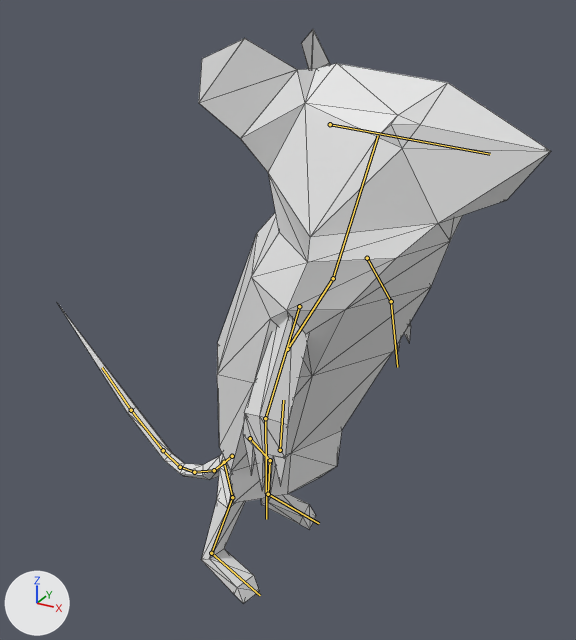
The glTF model models/mouse.gltf as it was, and as the next commit left it.
One viewpoint serves both versions: a camera (50 mm lens) standing at (2.01, -3.42, 3.31) and looking at (0.02, 0.19, 1.5). Arrows for +X, +Y and +Z are at lower left; the lights stay in place. Both versions are drawn at frame 29 of the action 'Walk'; the numbers are the values there. The bones that bend it are drawn over the model as lines. Mesh edges are drawn as thin lines.
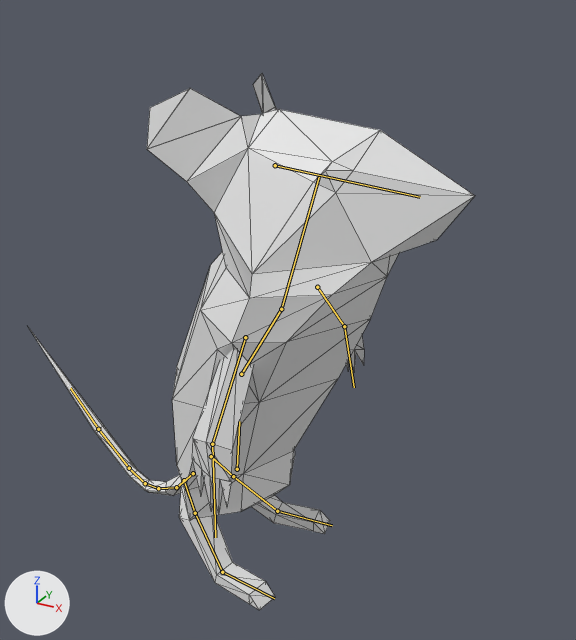
Location of each change, (x1, y1, x2, y2) in pixels of the pictures (576 x 640 px):
```json
{"object": "Cube.004", "change": "posed", "before": [58, 29, 551, 603], "after": [28, 73, 475, 610], "on screen": "9% narrower, 6% shorter"}
{"bone": "Bone", "before": "(280, 450) to (283, 400)", "after": "(237, 469) to (239, 421)"}
{"bone": "Bone.013", "before": "(250, 438) to (270, 460)", "after": "(211, 456) to (233, 476)"}
{"bone": "Bone.014", "before": "(270, 460) to (268, 494)", "after": "(233, 476) to (277, 511)"}
{"bone": "Bone.015", "before": "(268, 494) to (319, 523)", "after": "(277, 511) to (332, 525)"}
{"bone": "Bone.008", "before": "(224, 462) to (232, 497)", "after": "(184, 480) to (195, 513)"}
{"bone": "Bone.009", "before": "(232, 497) to (211, 553)", "after": "(195, 513) to (222, 572)"}
{"bone": "Bone.010", "before": "(211, 553) to (260, 595)", "after": "(222, 572) to (274, 598)"}
```

The change, as JSON lines over the scene's bpy script:
```json
{"block": "bone_bone", "where": "bone_bone = bpy.data.objects['Armature'].pose.bones['Bone']"}
{"op": "set", "path": "bone_bone.location", "old": "(0.28, 0.25, 0.0)", "new": "(0.0, 0.0, 0.0)"}
{"block": "bone_bone_013", "where": "bone_bone_013 = bpy.data.objects['Armature'].pose.bones['Bone.013']  # child of 'Bone'"}
{"op": "set", "path": "bone_bone_013.rotation_quaternion", "old": "(0.998, -0.017, 0.024, -0.064)", "new": "(1.0, 0.0, 0.0, 0.0)", "note": "degrees (-2, 3, -7) -> degrees (0, 0, 0)"}
{"block": "bone_bone_014", "where": "bone_bone_014 = bpy.data.objects['Armature'].pose.bones['Bone.014']  # child of 'Bone.013'"}
{"op": "set", "path": "bone_bone_014.rotation_quaternion", "old": "(0.901, -0.123, 0.128, -0.397)", "new": "(1.0, 0.0, 0.0, 0.0)", "note": "degrees (-19, 8, -49) -> degrees (0, 0, 0)"}
{"block": "bone_bone_015", "where": "bone_bone_015 = bpy.data.objects['Armature'].pose.bones['Bone.015']  # child of 'Bone.014'"}
{"op": "set", "path": "bone_bone_015.rotation_quaternion", "old": "(0.942, 0.099, -0.038, 0.32)", "new": "(1.0, 0.0, 0.0, 0.0)", "note": "degrees (9, -8, 37) -> degrees (0, 0, 0)"}
{"block": "bone_bone_008", "where": "bone_bone_008 = bpy.data.objects['Armature'].pose.bones['Bone.008']  # child of 'Bone'"}
{"op": "set", "path": "bone_bone_008.rotation_quaternion", "old": "(0.998, -0.017, -0.024, -0.064)", "new": "(1.0, 0.0, 0.0, 0.0)", "note": "degrees (-2, -3, -7) -> degrees (0, 0, 0)"}
{"block": "bone_bone_009", "where": "bone_bone_009 = bpy.data.objects['Armature'].pose.bones['Bone.009']  # child of 'Bone.008'"}
{"op": "set", "path": "bone_bone_009.rotation_quaternion", "old": "(0.901, -0.123, -0.128, -0.397)", "new": "(1.0, 0.0, 0.0, 0.0)", "note": "degrees (-7, -19, -46) -> degrees (0, 0, 0)"}
{"block": "bone_bone_010", "where": "bone_bone_010 = bpy.data.objects['Armature'].pose.bones['Bone.010']  # child of 'Bone.009'"}
{"op": "set", "path": "bone_bone_010.rotation_quaternion", "old": "(0.942, 0.099, 0.038, 0.32)", "new": "(1.0, 0.0, 0.0, 0.0)", "note": "degrees (12, 0, 38) -> degrees (0, 0, 0)"}
```
